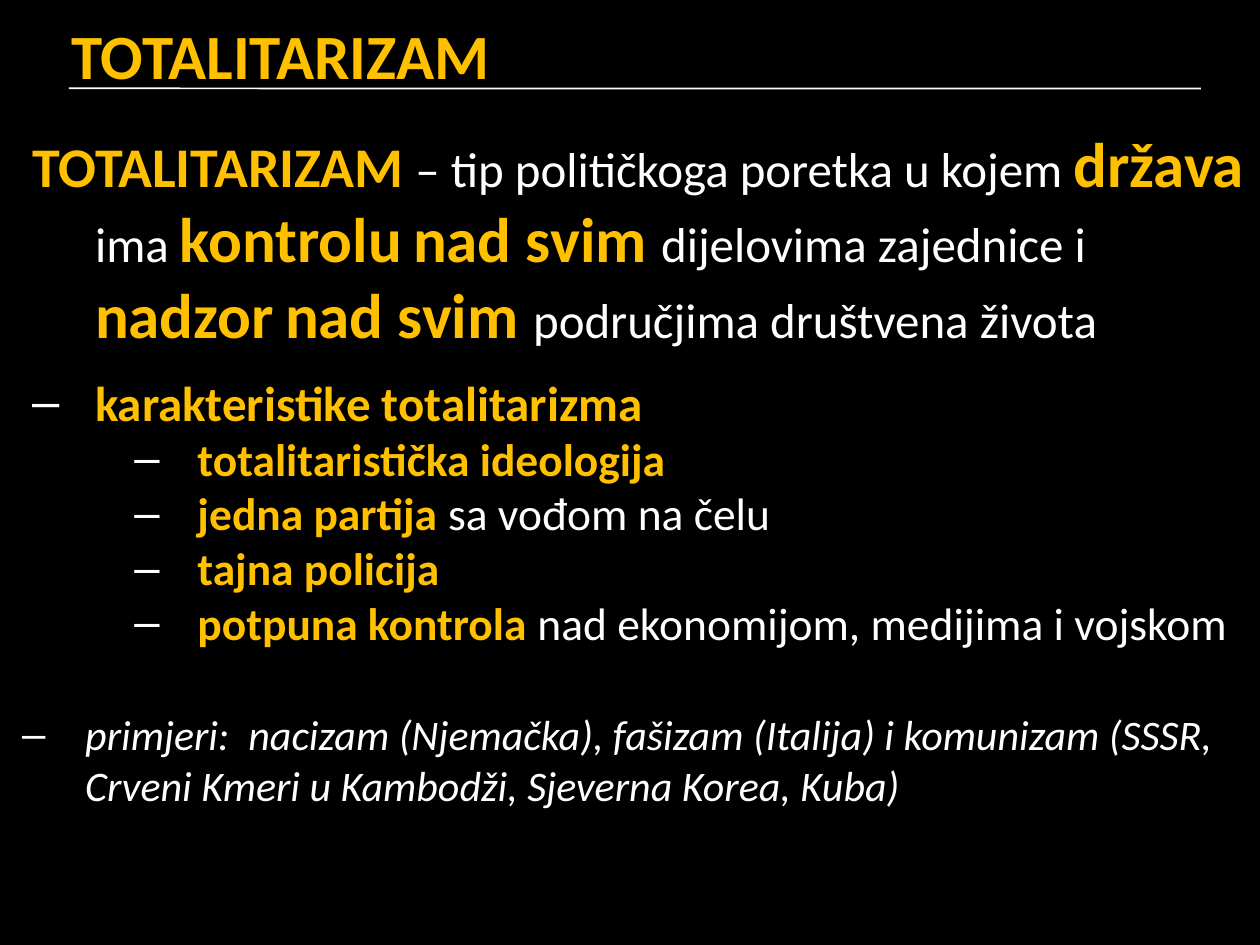
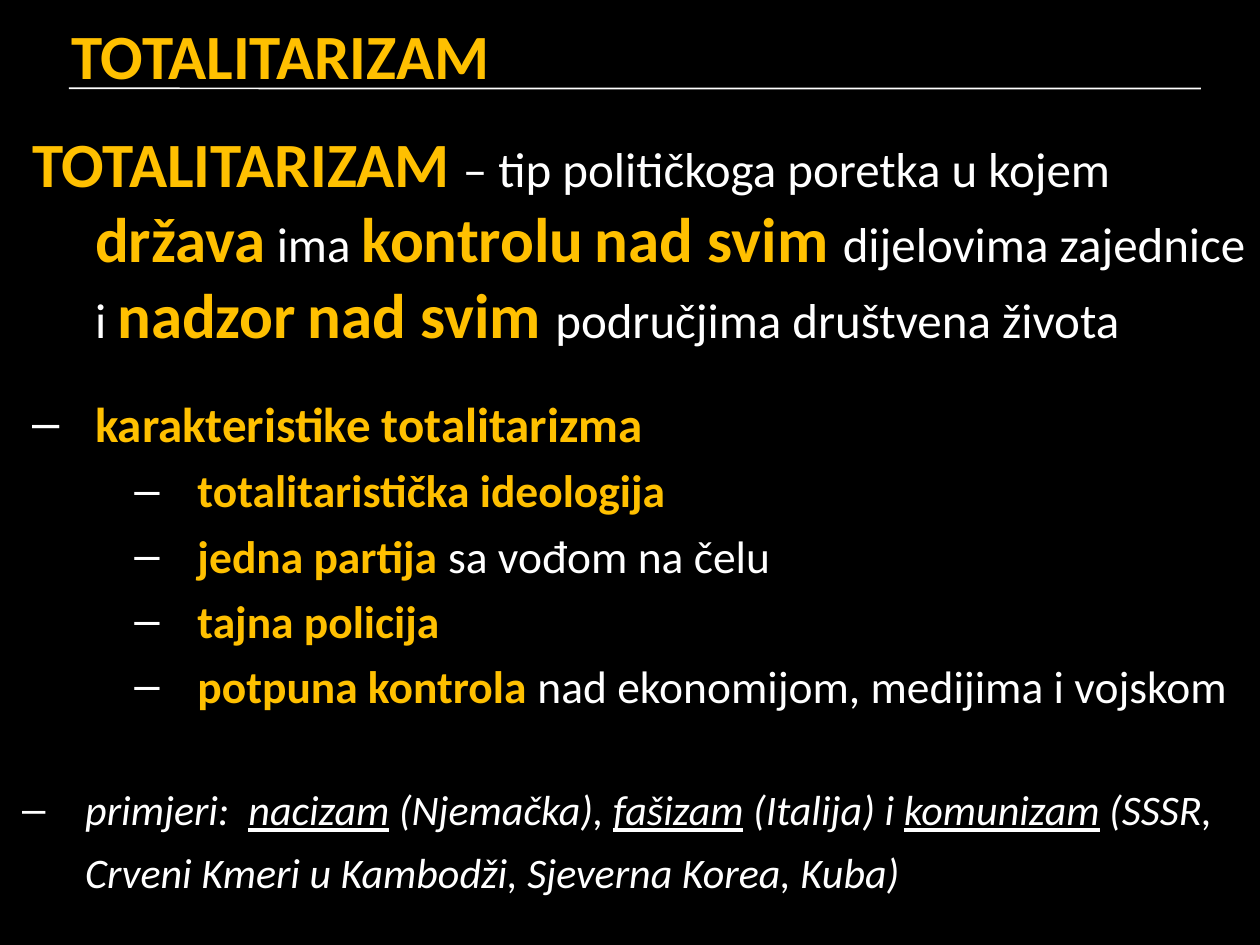
Before and after one commit to cornx/print, a slide deck: slide 9 of data/prezentacije/politika/003_tipovi_politickih_poredaka.pptx. Drawn at 1260x945 pixels with LibreOffice and Linux fonts; fonts in the diff are those of the drawing. Boxes give left, top, right and bottom in pixels: in the first picture for what was removed or moved away, otherwise in the second. Text is boxed around its words. In the diff, an @@ line names an element or a change of style, - is before the commit and + after.

```diff
--- a/data/prezentacije/politika/003_tipovi_politickih_poredaka.pptx
+++ b/data/prezentacije/politika/003_tipovi_politickih_poredaka.pptx
@@ text "TOTALITARIZAM – tip političkoga poretka ..." at box(32, 145, 1246, 711): size 32 to 36 pt in "TOTALITARIZAM"; more space between paragraphs @@
@@ text "primjeri: nacizam (Njemačka), fašizam (Italija) ...": place and size @@
-text "primjeri: nacizam (Njemačka), fašizam (Italija) ..." at box(85, 719, 1212, 809)
+text "primjeri: nacizam (Njemačka), fašizam (Italija) ..." at box(85, 794, 1212, 896)
@@ text "primjeri: nacizam (Njemačka), fašizam (Italija) ..." at box(85, 794, 1212, 896): underline on in "nacizam fašizam komunizam"; line spacing 1 to 36pt @@
```
Also in this commit, not shown: 11 other slides changed.
